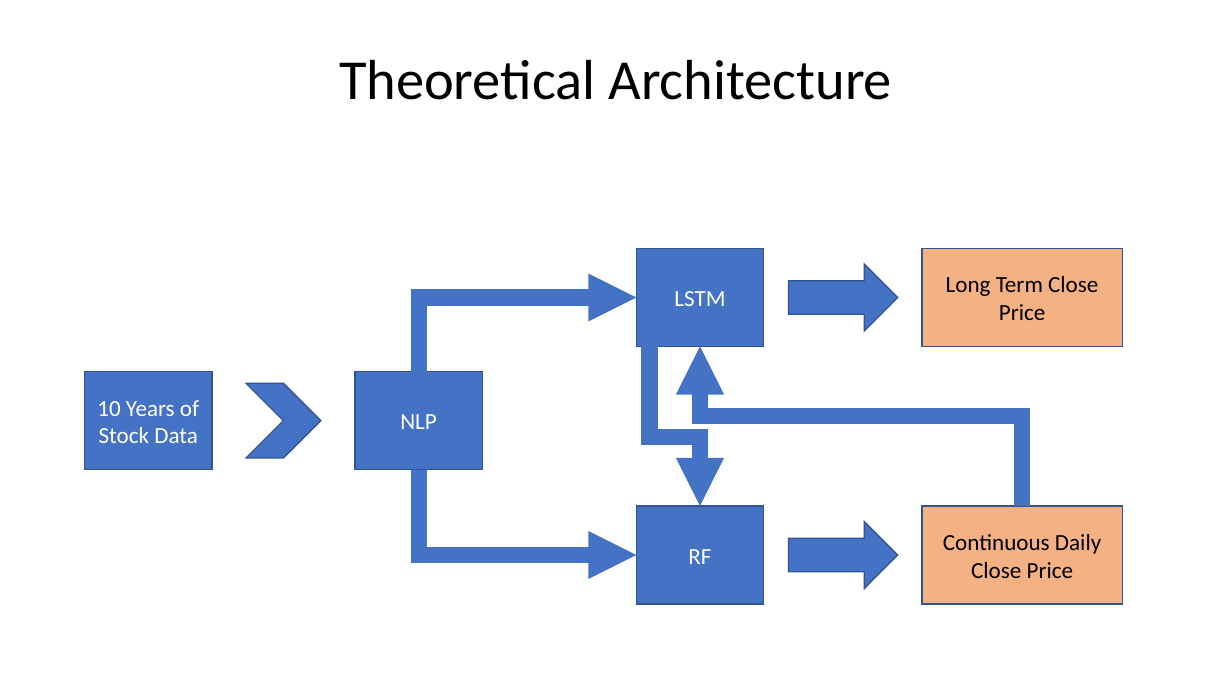
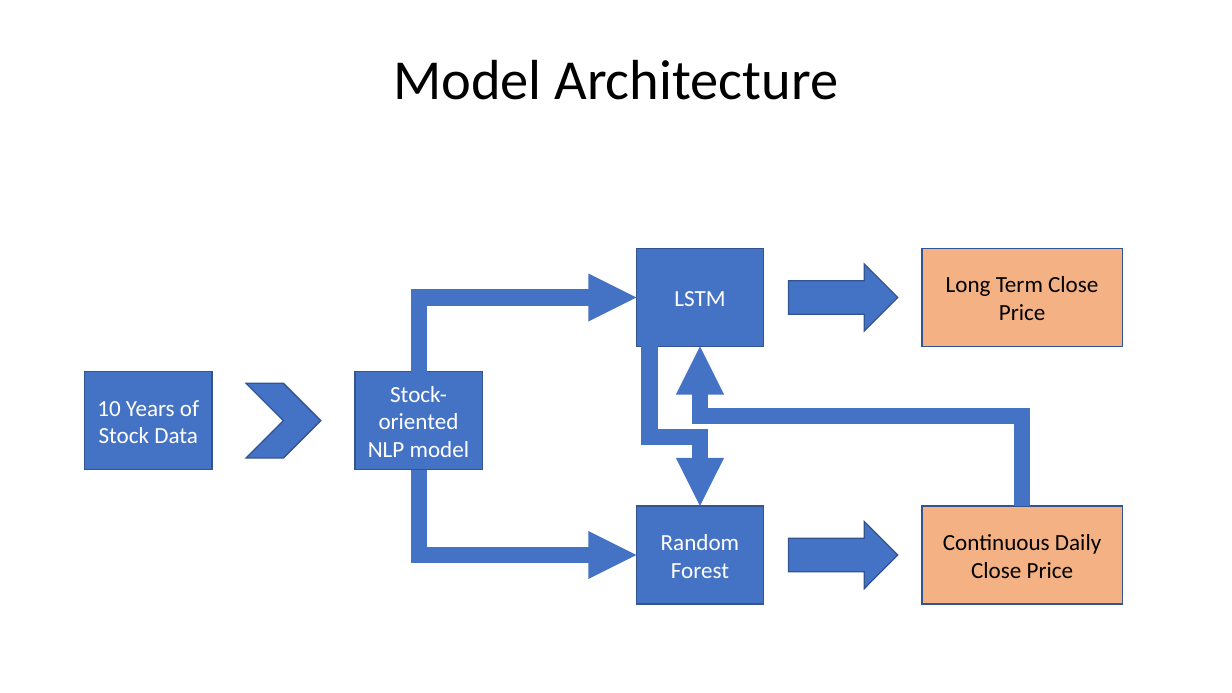
Before and after one commit to FSSoar/IlliniDatathon2019, a slide deck: slide 2 of Team 12 Datathon Presentation.pptx. Drawn at 1232x693 pixels with LibreOffice and Linux fonts; fonts in the diff are those of the drawing. Boxes give left, top, right and bottom in pixels: in the first picture for what was removed or moved away, otherwise in the second. Text is boxed around its words. In the diff, an @@ line names an element or a change of style, - is before the commit and + after.

```diff
--- a/Team 12 Datathon Presentation.pptx
+++ b/Team 12 Datathon Presentation.pptx
@@ title at bbox=[393, 59, 838, 100]: text changed @@
-Theoretical Architecture
+Model Architecture
@@ text in rectangle at bbox=[368, 386, 470, 457]: text changed @@
-NLP
+Stock-oriented NLP model
@@ text in rectangle at bbox=[661, 534, 739, 578]: text changed @@
-RF
+Random Forest
```
Also in this commit, not shown: 3 other slides changed.
